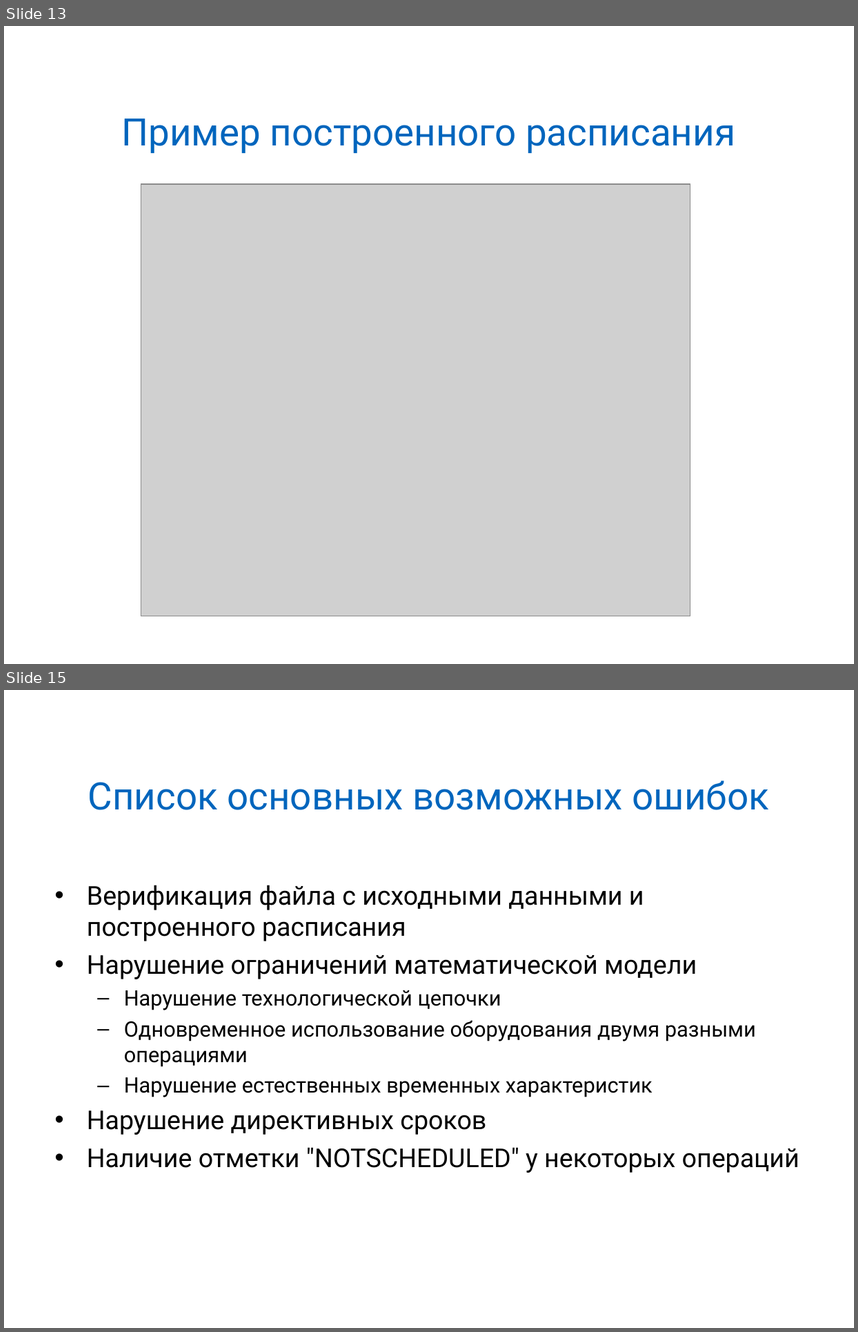
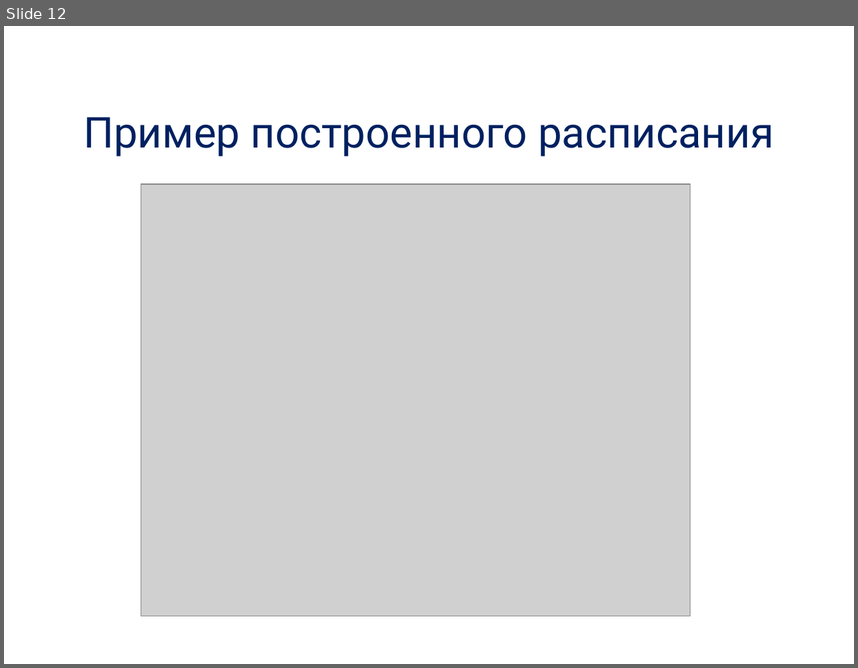
Before and after one commit to alexdegtev/SchedulerTask, a slide deck: Docs/presentation.ppt. Shown one above the other, each under a label of ours: slides 13 and 15 before the commit, slide 12 after it; the slides between them are not shown. The pictures are 858x1332 and 858x668 pixels, drawn with LibreOffice and Linux fonts; fonts in the diff are those of the drawing; grey boxes stand for pictures; background and template pictures are left out. Boxes give left, top, right and bottom in pixels: in the first picture for what was removed or moved away, otherwise in the second. Text is boxed around its words. In the diff, an @@ line names an element or a change of style, - is before the commit and + after.

```diff
--- a/Docs/presentation.ppt
+++ b/Docs/presentation.ppt
@@ slide 15 removed at bbox=[4, 690, 854, 1328], background picture (left out) @@
@@ title removed at bbox=[88, 780, 769, 810] @@
-Список основных возможных ошибок
@@ text removed at bbox=[87, 885, 800, 1172] @@
-• Верификация файла с исходными данными и построенного расписания
-• Нарушение ограничений математической модели
-  – Нарушение технологической цепочки
-  – Одновременное использование оборудования двумя разными операциями
-  – Нарушение естественных временных характеристик
-• Нарушение директивных сроков
-• Наличие отметки "NOTSCHEDULED" у некоторых операций
@@ what was slide 13 is now slide 12 @@
@@ slide 12 changed as well @@
@@ title "Пример построенного расписания" at bbox=[83, 117, 774, 156]: size 32 to 36 pt, text colour #0065BD to #002060 @@
```
Also in this commit, not shown: 16 slides added, 19 other slides removed.
